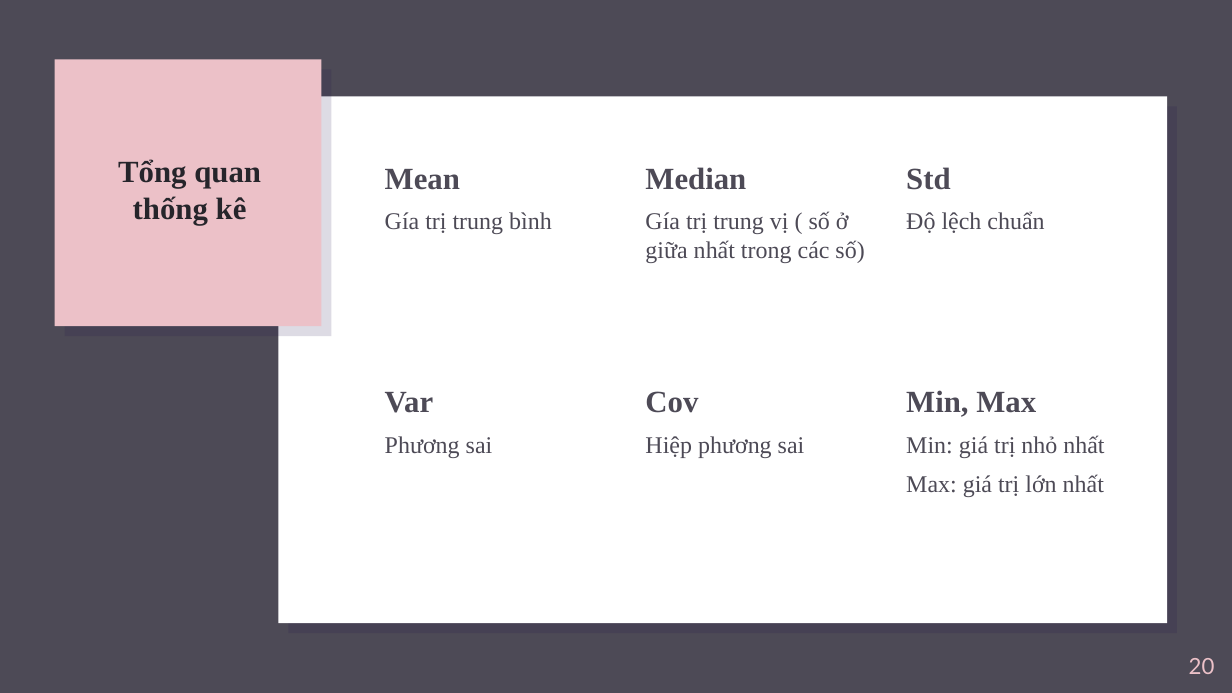
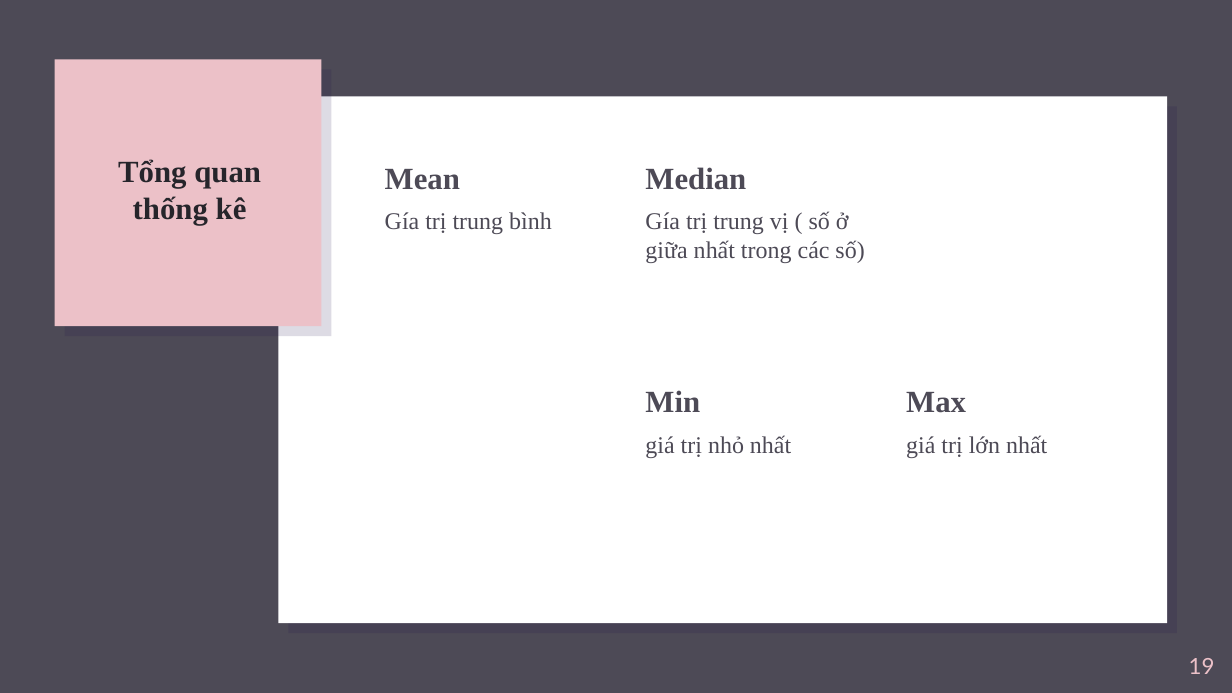
Before and after one commit to anhhuong20/ProjectTeam12, a slide deck: slide 19 of Team12.pptx (slide 20 before the commit). Drawn at 1232x693 pixels with LibreOffice and Linux fonts; fonts in the diff are those of the drawing; grey boxes stand for pictures; background and template pictures are left out. Boxes give left, top, right and bottom in pixels: in the first picture for what was removed or moved away, otherwise in the second. Text is boxed around its words. In the diff, an @@ line names an element or a change of style, - is before the commit and + after.

```diff
--- a/Team12.pptx
+++ b/Team12.pptx
@@ text removed at (906, 167, 1044, 233) @@
-Std
-Độ lệch chuẩn
@@ text removed at (385, 392, 493, 458) @@
-Var
-Phương sai
@@ text at (645, 390, 791, 458): text changed @@
-Cov
-Hiệp phương sai
+Min
+giá trị nhỏ nhất
@@ text at (906, 392, 1047, 458): text changed @@
-Min, Max
-Min: giá trị nhỏ nhất
-Max: giá trị lớn nhất
+Max
+giá trị lớn nhất
@@ page number at (1189, 658, 1215, 674): text changed @@
-20
+19
```
Also in this commit, not shown: 11 other slides changed, 8 slides added, 8 slides removed, 1 other file.
